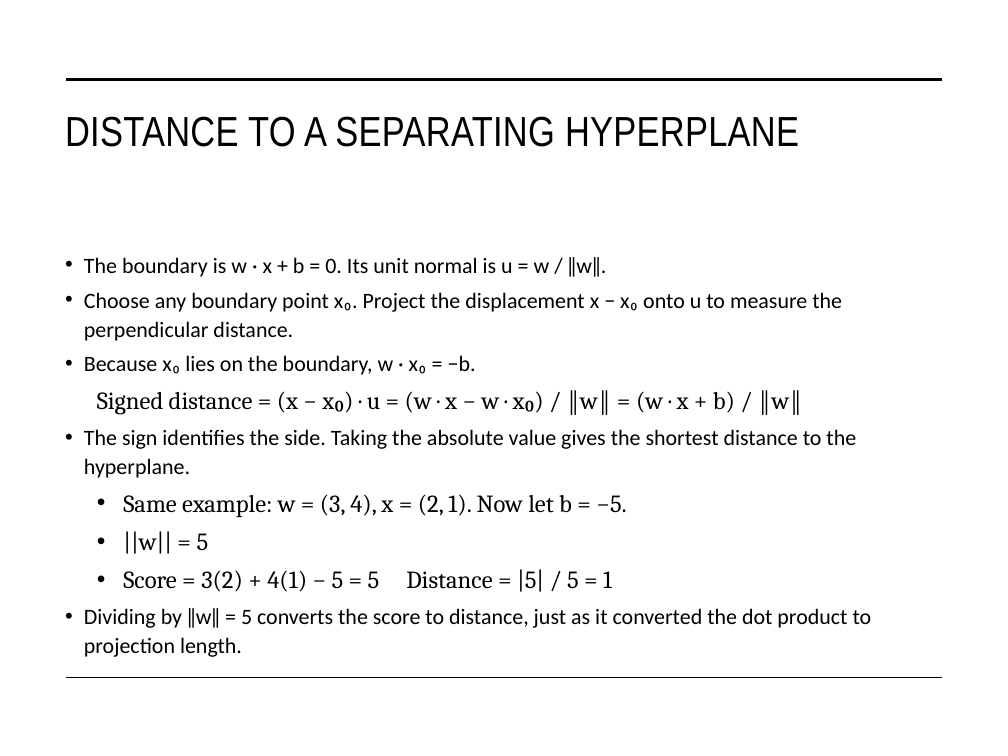
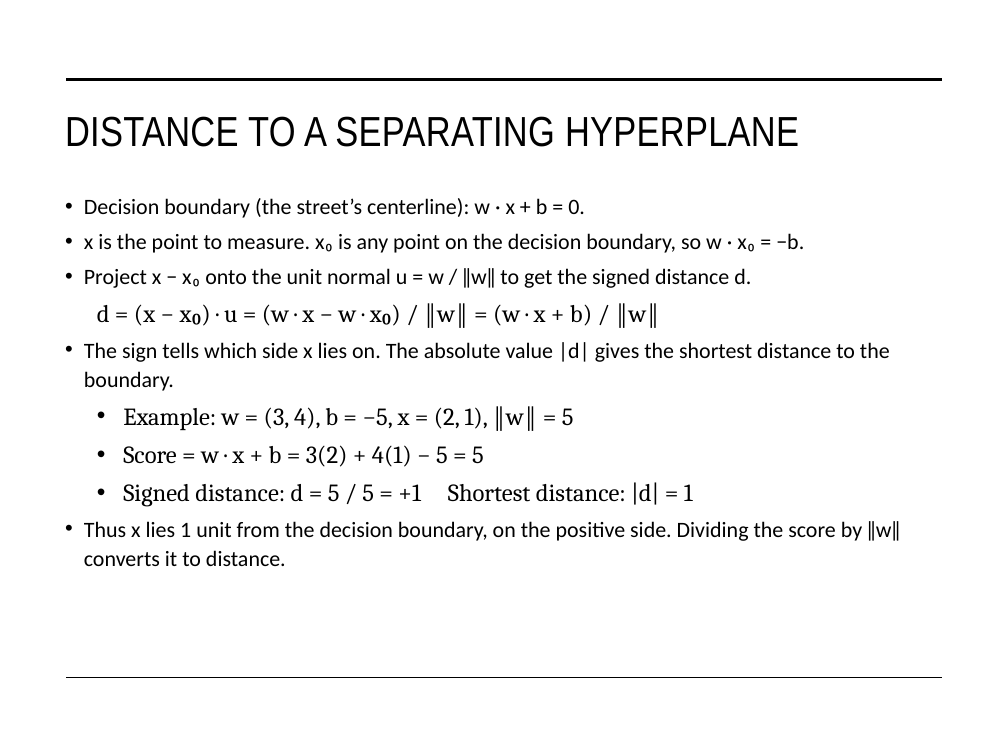
Before and after one commit to STAT-486-Fall-2026/course-content, a slide deck: slide 11 of slides/12-svm.pptx. Drawn at 1008x756 pixels with LibreOffice and Linux fonts; fonts in the diff are those of the drawing. Boxes give left, top, right and bottom in pixels: in the first picture for what was removed or moved away, otherwise in the second. Text is boxed around its words. In the diff, an @@ line names an element or a change of style, - is before the commit and + after.

```diff
--- a/slides/12-svm.pptx
+++ b/slides/12-svm.pptx
@@ text at bbox=[84, 198, 900, 566]: text changed @@
-• The boundary is w · x + b = 0. Its unit normal is u = w / ‖w‖.
-• Choose any boundary point x₀. Project the displacement x − x₀ onto u to measure the perpendicular distance.
-• Because x₀ lies on the boundary, w · x₀ = −b.
-Signed distance = (x − x₀) · u = (w · x − w · x₀) / ‖w‖ = (w · x + b) / ‖w‖
-• The sign identifies the side. Taking the absolute value gives the shortest distance to the hyperplane.
-• Same example: w = (3, 4), x = (2, 1). Now let b = −5.
-• ||w|| = 5
-• Score = 3(2) + 4(1) − 5 = 5 Distance = |5| / 5 = 1
-• Dividing by ‖w‖ = 5 converts the score to distance, just as it converted the dot product to projection length.
+• Decision boundary (the street’s centerline): w · x + b = 0.
+• x is the point to measure. x₀ is any point on the decision boundary, so w · x₀ = −b.
+• Project x − x₀ onto the unit normal u = w / ‖w‖ to get the signed distance d.
+d = (x − x₀) · u = (w · x − w · x₀) / ‖w‖ = (w · x + b) / ‖w‖
+• The sign tells which side x lies on. The absolute value |d| gives the shortest distance to the boundary.
+• Example: w = (3, 4), b = −5, x = (2, 1), ‖w‖ = 5
+• Score = w · x + b = 3(2) + 4(1) − 5 = 5
+• Signed distance: d = 5 / 5 = +1 Shortest distance: |d| = 1
+• Thus x lies 1 unit from the decision boundary, on the positive side. Dividing the score by ‖w‖ converts it to distance.
```
Also in this commit, not shown: 8 other slides changed, 2 slides removed, 1 other file.
